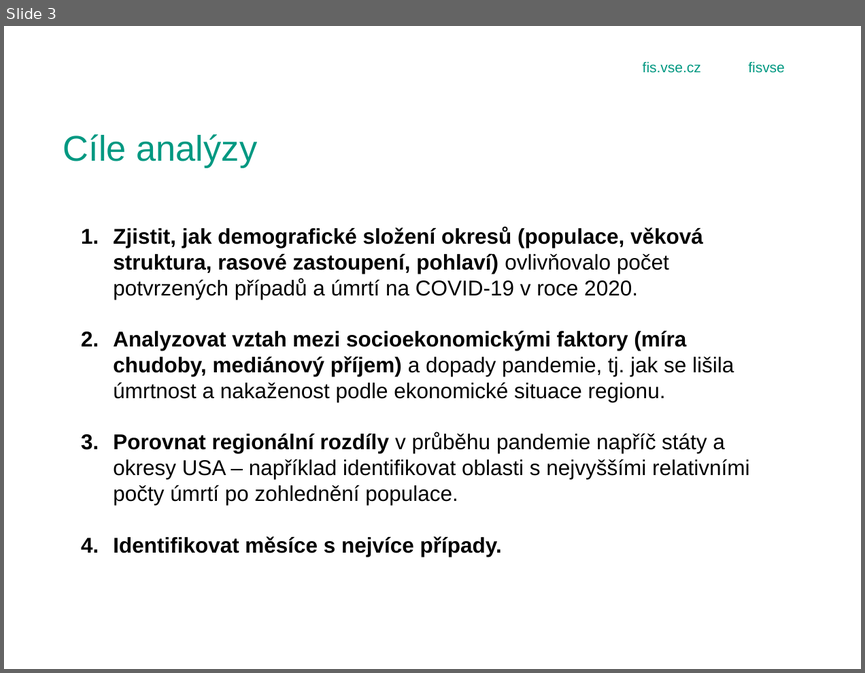
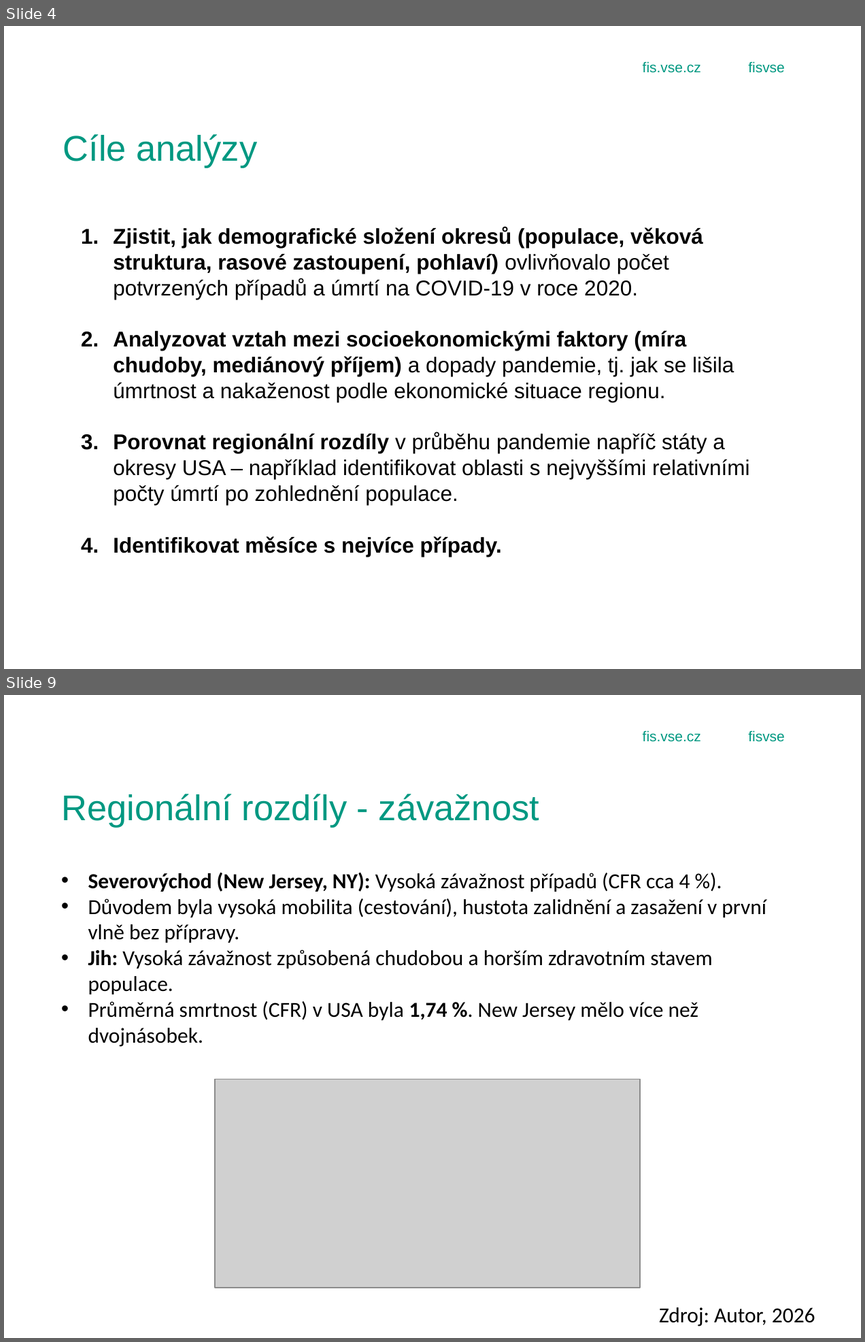
Before and after one commit to ursulastrudl/Projektovy_seminar, a slide deck: obhajoba.pptx. Shown one above the other, each under a label of ours: slide 3 before the commit, slides 4 and 9 after it; the slides between them are not shown. The pictures are 865x673 and 865x1342 pixels, drawn with LibreOffice and Linux fonts; fonts in the diff are those of the drawing; grey boxes stand for pictures; background and template pictures are left out. Boxes give left, top, right and bottom in pixels: in the first picture for what was removed or moved away, otherwise in the second. Text is boxed around its words. In the diff, an @@ line names an element or a change of style, - is before the commit and + after.

```diff
--- a/obhajoba.pptx
+++ b/obhajoba.pptx
@@ slide 9 added at box(4, 695, 861, 1338), background picture (left out); not listed: 3 template elements that a slide beside it also shows @@
@@ title added at box(61, 794, 539, 828), 30 pt, text #009881 @@
+Regionální rozdíly - závažnost
@@ text added at box(88, 872, 766, 1047), 18 pt, text #000000 @@
+• Severovýchod (New Jersey, NY): Vysoká závažnost případů (CFR cca 4 %).
+• Důvodem byla vysoká mobilita (cestování), hustota zalidnění a zasažení v první vlně bez přípravy.
+• Jih: Vysoká závažnost způsobená chudobou a horším zdravotním stavem populace.
+• Průměrná smrtnost (CFR) v USA byla 1,74 %. New Jersey mělo více než dvojnásobek.
@@ picture added at box(215, 1079, 640, 1287) @@
@@ text added at box(659, 1307, 815, 1326), 18 pt, text #000000 @@
+Zdroj: Autor, 2026
@@ what was slide 3 is now slide 4 @@
```
Also in this commit, not shown: 1 slide changed, 12 other slides added, 1 slide removed, 2 other files.
